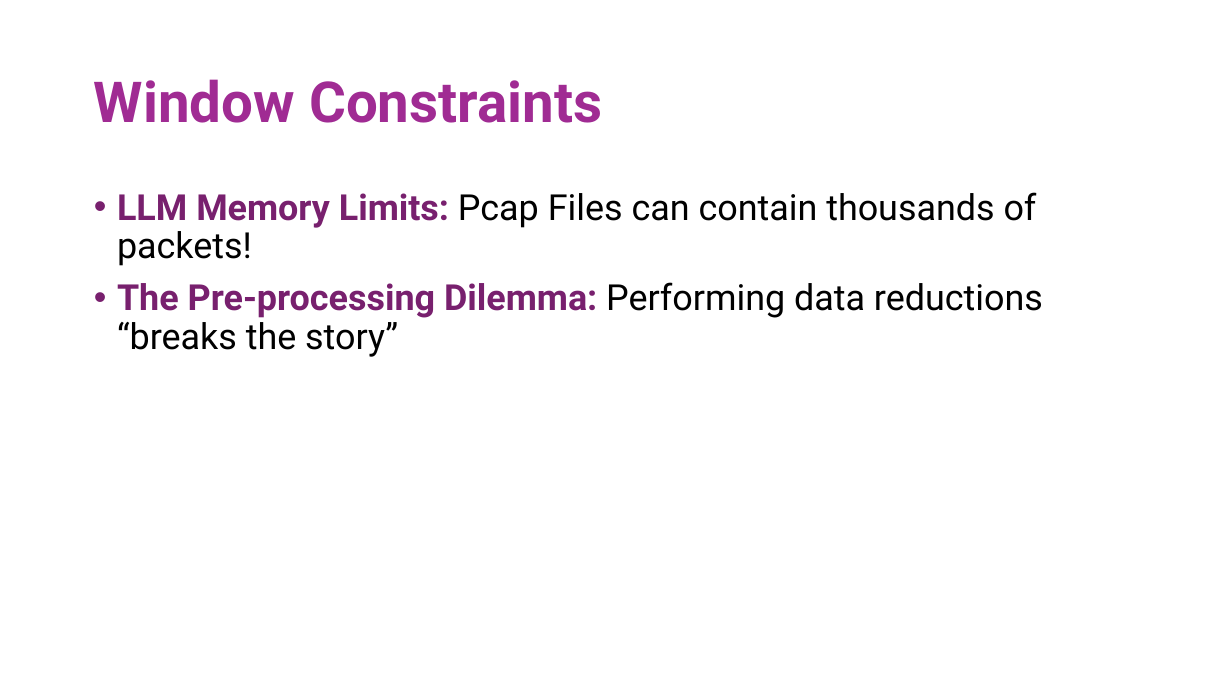
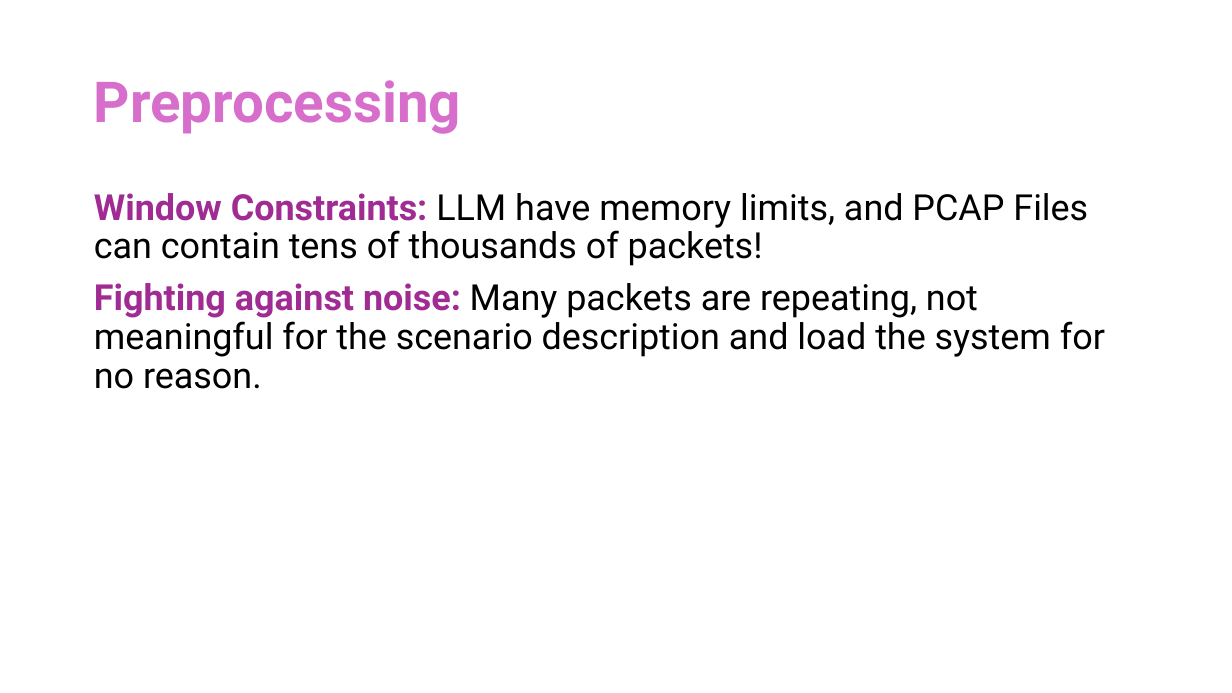
Before and after one commit to gshachar12/auto-diagram, a slide deck: slide 11 of Pcaplot_presentation.pptx (slide 14 before the commit). Drawn at 1232x693 pixels with LibreOffice and Linux fonts; fonts in the diff are those of the drawing. Boxes give left, top, right and bottom in pixels: in the first picture for what was removed or moved away, otherwise in the second. Text is boxed around its words. In the diff, an @@ line names an element or a change of style, - is before the commit and + after.

```diff
--- a/Pcaplot_presentation.pptx
+++ b/Pcaplot_presentation.pptx
@@ title at bbox=[94, 80, 461, 134]: text changed; text colour #A02B93 to #D86ECC @@
-Window Constraints
+Preprocessing
@@ text at bbox=[94, 193, 1105, 389]: text changed @@
-• LLM Memory Limits: Pcap Files can contain thousands of packets!
-• The Pre-processing Dilemma: Performing data reductions “breaks the story”
+Window Constraints: LLM have memory limits, and PCAP Files can contain tens of thousands of packets!
+Fighting against noise: Many packets are repeating, not meaningful for the scenario description and load the system for no reason.
```
Also in this commit, not shown: 12 other slides changed, 12 slides added, 16 slides removed, 30 other files.
